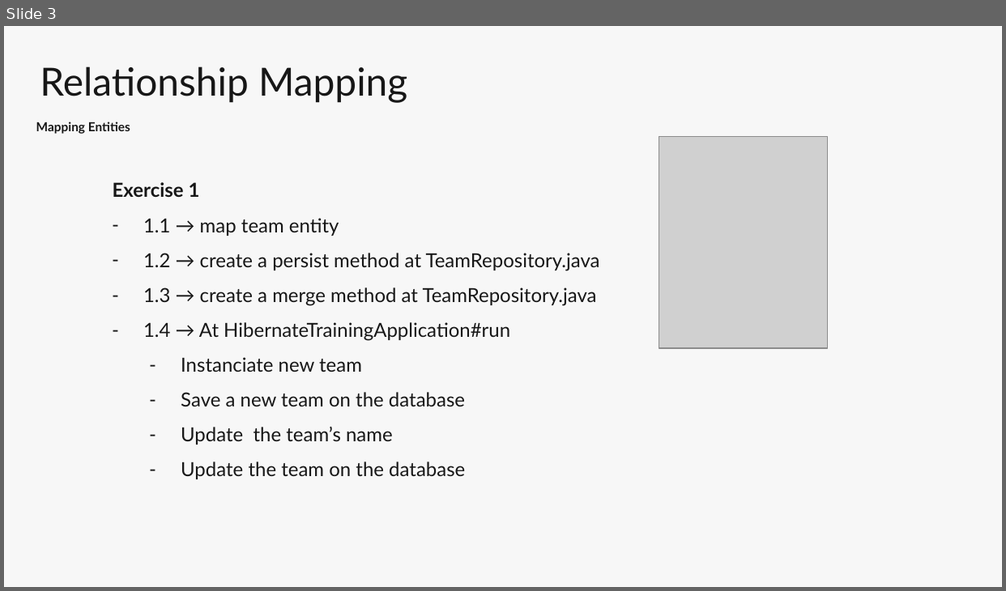
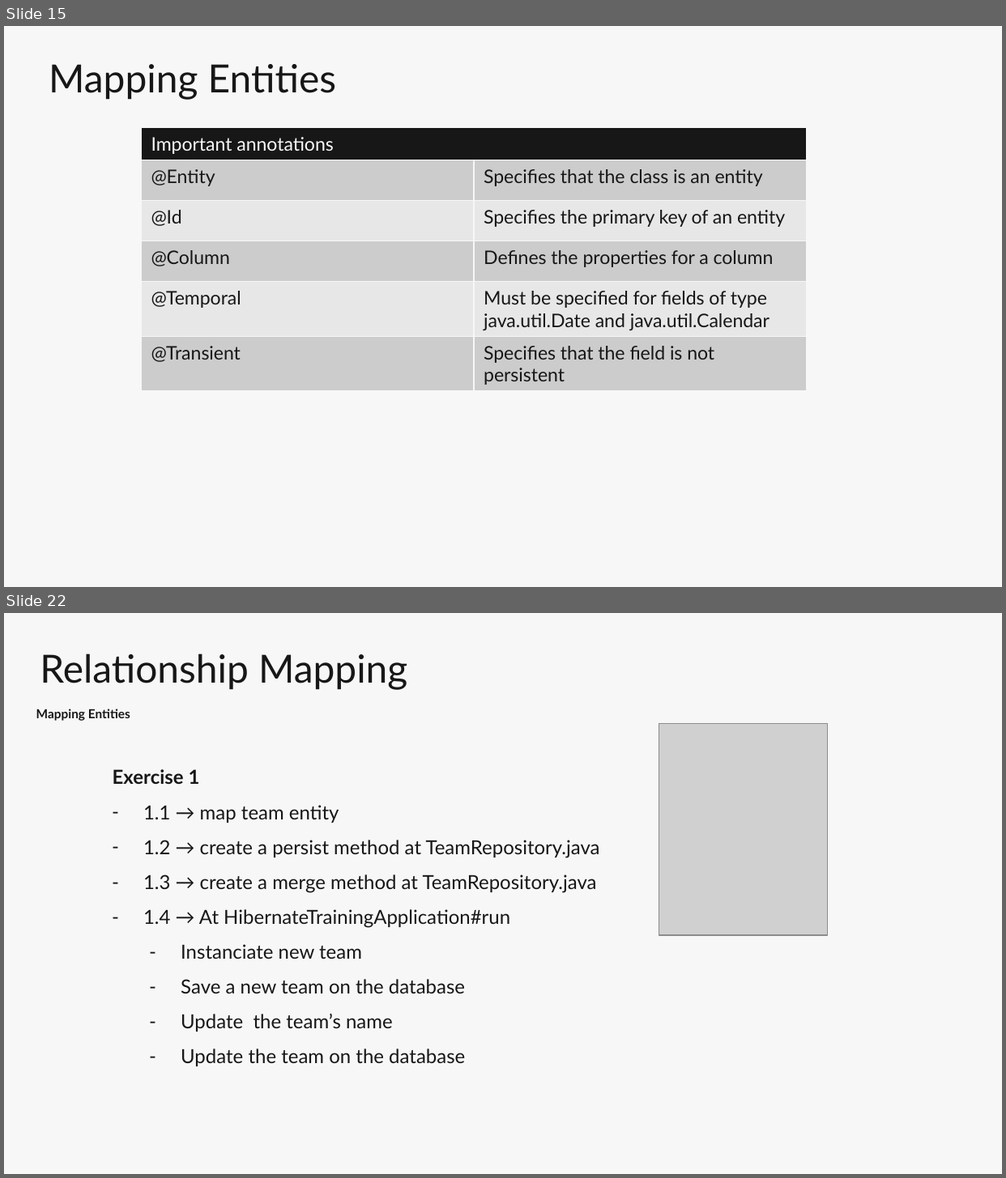
Before and after one commit to marcelsamaruga/hibernate-training, a slide deck: MC-Hibernate_V2.pptx. Shown one above the other, each under a label of ours: slide 3 before the commit, slides 15 and 22 after it; the slides between them are not shown. The pictures are 1006x591 and 1006x1178 pixels, drawn with LibreOffice and Linux fonts; fonts in the diff are those of the drawing; grey boxes stand for pictures; background and template pictures are left out. Boxes give left, top, right and bottom in pixels: in the first picture for what was removed or moved away, otherwise in the second. Text is boxed around its words. In the diff, an @@ line names an element or a change of style, - is before the commit and + after.

```diff
--- a/MC-Hibernate_V2.pptx
+++ b/MC-Hibernate_V2.pptx
@@ slide 15 added at [4, 26, 1002, 587], background #F7F7F7 @@
@@ title added at [49, 64, 336, 100], 28 pt, text #171717 @@
+Mapping Entities
@@ table added at [141, 128, 805, 388], 6 rows, 2 columns @@
+Important annotations | 
+@Entity | Specifies that the class is an entity
+@Id | Specifies the primary key of an entity
+@Column | Defines the properties for a column
+@Temporal | Must be specified for fields of type java.util.Date and java.util.Calendar
+@Transient | Specifies that the field is not persistent
@@ what was slide 3 is now slide 22 @@
```
Also in this commit, not shown: 18 other slides added.
